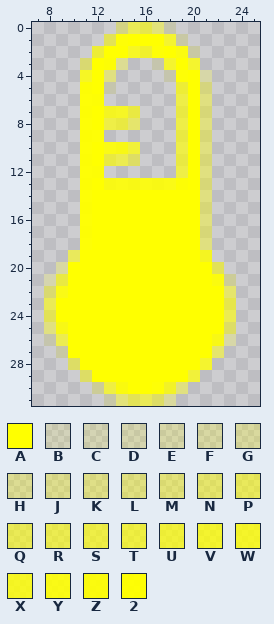
One commit to this pixel-art sprite: HsinchuIOT/res/drawable-xhdpi/temperature_warning.png. This is how it looked before the edit.
The file is 32x32 pixels. Pixels under 10% opacity are left out. Colours within 5 levels of each other are drawn and written as one. Shown: x 7..25, y 0..31.
Palette (. is transparent): A #ffff00  B #ffff001b  C #ffff0022  D #ffff0028  E #ffff0031  F #ffff0037  G #ffff003d  H #ffff004b  J #ffff0051  K #ffff005a  L #ffff0062  M #ffff006a  N #ffff007a  P #ffff008e  Q #ffff0096  R #ffff009c  S #ffff00a8  T #ffff00ae  U #ffff00b8  V #ffff00c5  W #ffff00cc  X #ffff00d2  Y #ffff00e4  Z #ffff00ed  2 #ffff00f8
Pixels before, first column x 8:
 0 ......JQRMB.....
 1 .....P2AAAVD....
 2 ....UAAXV2AZD...
 3 ...MA2H..BVAV...
 4 ...XAL....B2AE..
 5 ...2AB.....UAK..
 6 ...22......SAL..
 7 ...2AXXS...SAL..
 8 ...2ASSN...SAL..
 9 ...22......SAL..
10 ...2AYYU...SAL..
11 ...2ASRN...SAL..
12 ...22......SAL..
13 ...2AYYYYYY2AL..
14 ...2AAAAAAAAAL..
15 ...2AAAAAAAAAL..
16 ...2AAAAAAAAAL..
17 ...2AAAAAAAAAL..
18 ...2AAAAAAAAAL..
19 ..PAAAAAAAAAAX..
20 .FAAAAAAAAAAAAP.
21 DSAAAAAAAAAAAAZF
22 MYAAAAAAAAAAAAAN
23 QAAAAAAAAAAAAAAR
24 PAAAAAAAAAAAAAAR
25 LYAAAAAAAAAAAAAN
26 BRAAAAAAAAAAAAYE
27 .DAAAAAAAAAAAAN.
28 ..NAAAAAAAAAAV..
29 ...NAAAAAAAAU...
30 ....FTZAA2WL....
31 .....CMPQNG.....
After the commit:
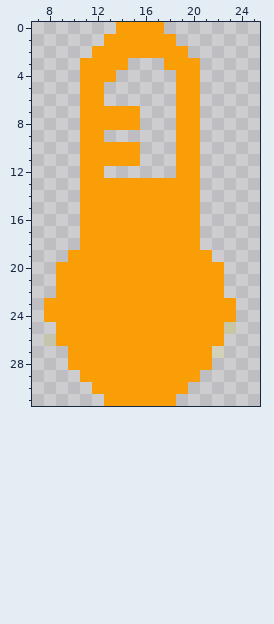
The exact change:
colour A: #ffff00 -> #fa9e08
Changed rows in their new state; - is a pixel that keeps its letter.
first column x 8:
 0 ------AAAA.-----
 1 -----AA---A.----
 2 ----A--AAA-A.---
 3 ---A-AA--.A-A---
 4 ---A-A----.A-.--
 5 ---A-.-----A-.--
 6 ---AA------A-.--
 7 ---A-AAA---A-.--
 8 ---A-AAA---A-.--
 9 ---AA------A-.--
10 ---A-AAA---A-.--
11 ---A-AAA---A-.--
12 ---AA------A-.--
13 ---A-AAAAAAA-.--
14 ---A---------.--
15 ---A---------.--
16 ---A---------.--
17 ---A---------.--
18 ---A---------.--
19 --A----------A--
20 -A------------A-
21 .A------------A.
22 .A-------------.
23 A--------------A
24 A--------------A
25 .A-------------C
26 -A------------A.
27 -.------------B-
28 --A----------A--
29 ---A--------A---
30 ----AAA--AAA----
31 -----AAAAAA-----
